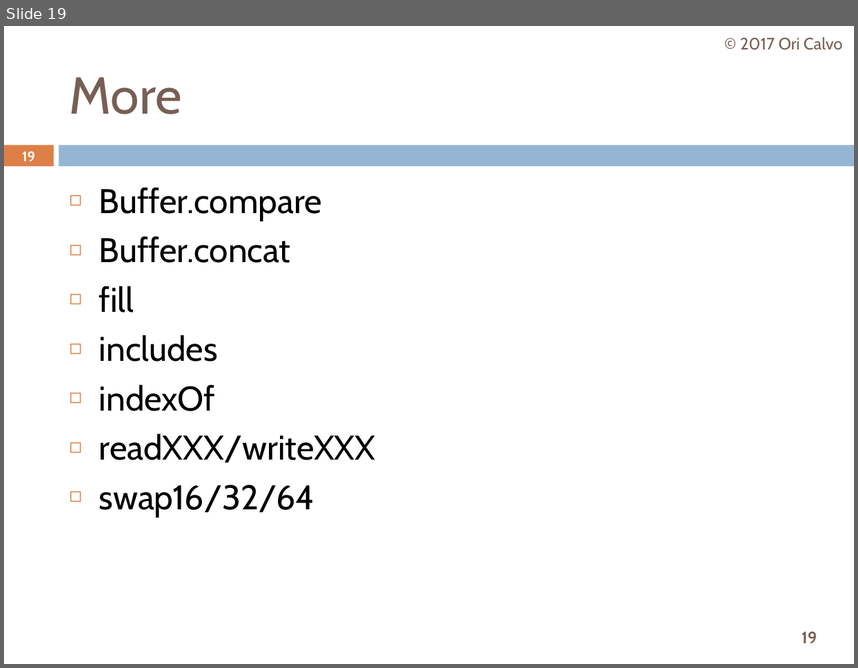
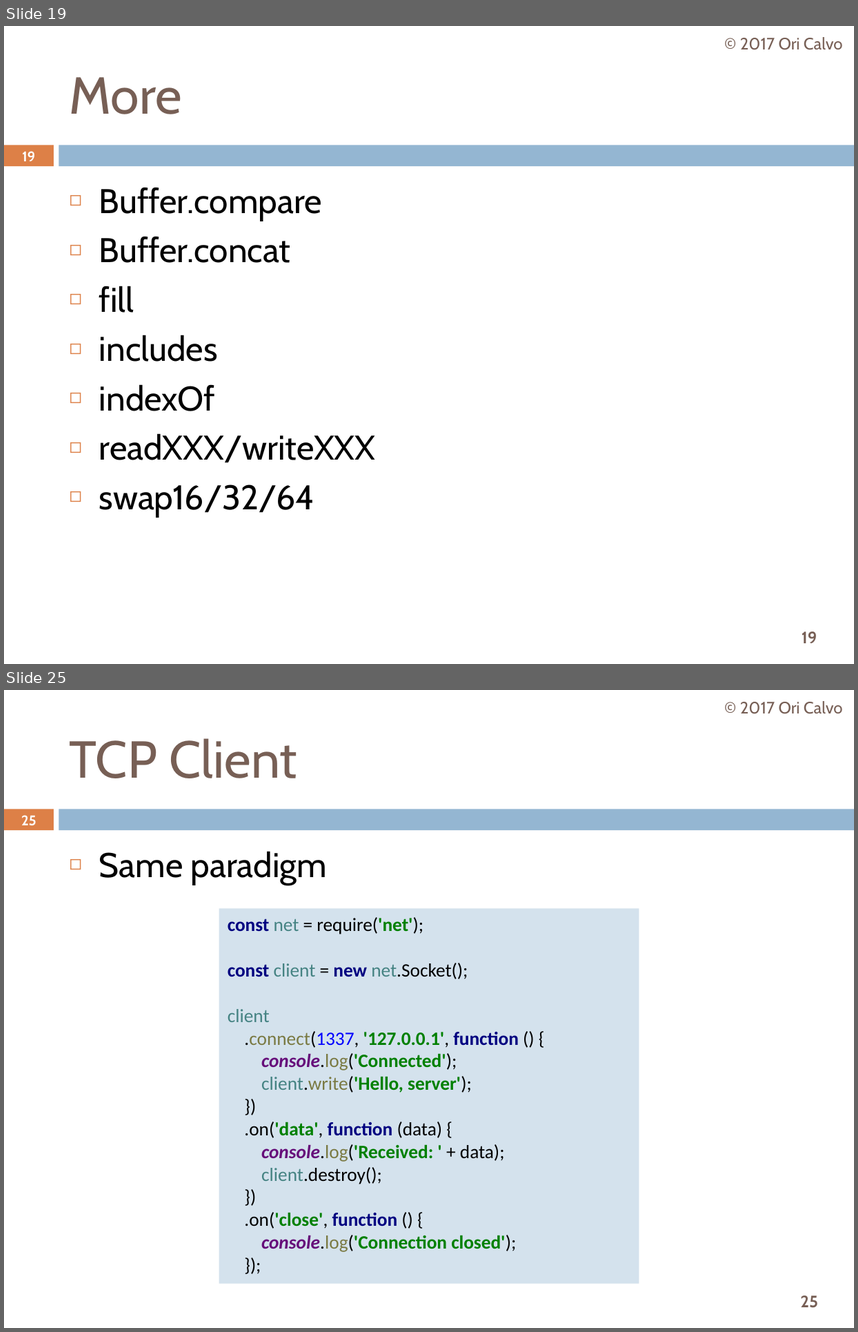
Before and after one commit to oricalvo/course-nodejs, a slide deck: PPTs/05 Core Modules.pptx. Shown one above the other, each under a label of ours: slide 19 before the commit, slides 19 and 25 after it; the slides between them are not shown. The pictures are 858x668 and 858x1332 pixels, drawn with LibreOffice and Linux fonts; fonts in the diff are those of the drawing. Boxes give left, top, right and bottom in pixels: in the first picture for what was removed or moved away, otherwise in the second. Text is boxed around its words. In the diff, an @@ line names an element or a change of style, - is before the commit and + after.

```diff
--- a/PPTs/05 Core Modules.pptx
+++ b/PPTs/05 Core Modules.pptx
@@ slide 25 added at [4, 690, 854, 1328], background #FFFFFF; not listed: 3 template elements that a slide beside it also shows @@
@@ text added at [740, 701, 843, 714], 14 pt, text #775F55 @@
+© 2017 Ori Calvo
@@ title added at [70, 738, 297, 778], 44 pt, text #775F55 @@
+TCP Client
@@ page number added at [21, 815, 36, 826], 11.9 pt, text #FFFFFF, bold @@
+25
@@ text added at [99, 851, 327, 884], 29 pt, text #000000 @@
+◻ Same paradigm
@@ rectangle added at [219, 909, 639, 1283], fill #D4E2ED, 16 pt, text #000000 @@
+const net = require('net');
+const client = new net.Socket();
+client
+.connect(1337, '127.0.0.1', function () {
+console.log('Connected');
+client.write('Hello, server');
+})
+.on('data', function (data) {
+console.log('Received: ' + data);
+client.destroy();
+})
+.on('close', function () {
+console.log('Connection closed');
+});
```
Also in this commit, not shown: 6 slides changed, 11 other slides added, 15 other files.
